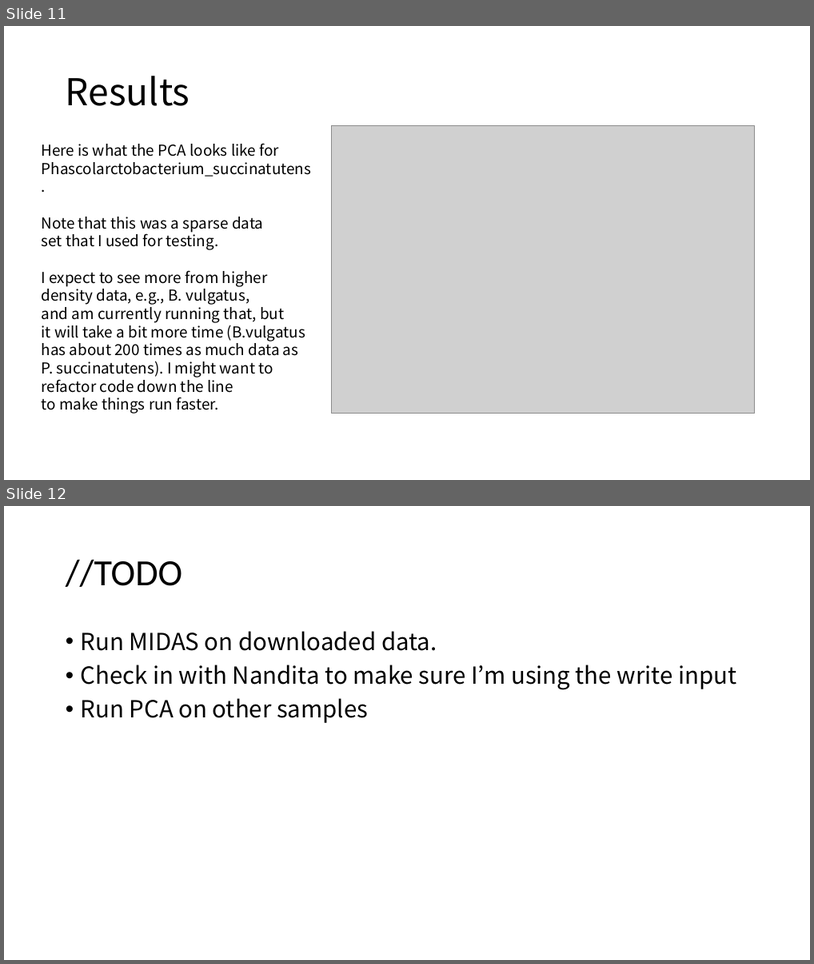
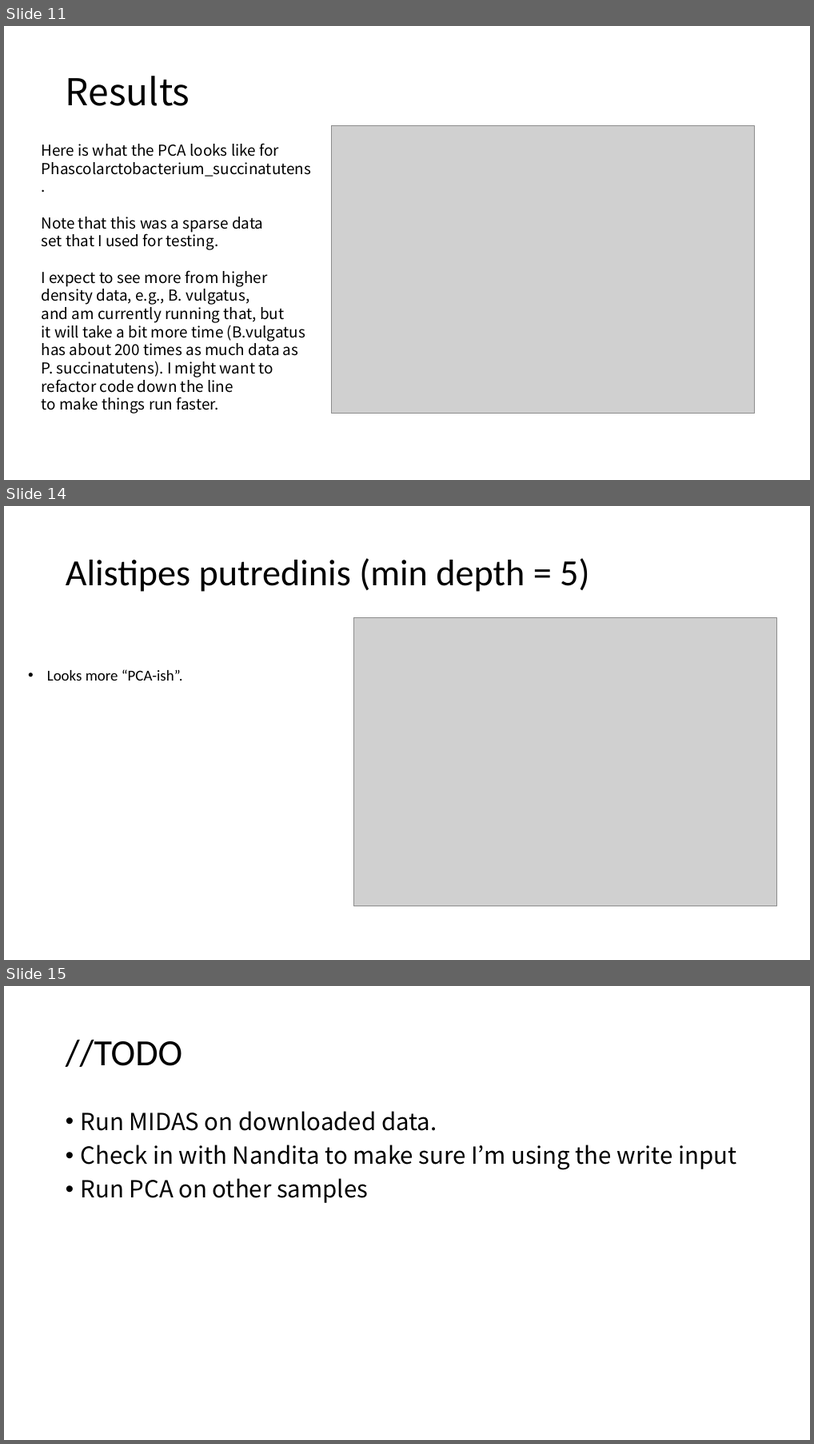
Before and after one commit to jon-mah/demo_for_ccgb, a slide deck: Summary/20210209_demo_for_ccgb_rotation_update.pptx. Shown one above the other, each under a label of ours: slides 11 and 12 before the commit, slides 11, 14 and 15 after it; the slides between them are not shown. The pictures are 814x964 and 814x1444 pixels, drawn with LibreOffice and Linux fonts; fonts in the diff are those of the drawing; grey boxes stand for pictures. Boxes give left, top, right and bottom in pixels: in the first picture for what was removed or moved away, otherwise in the second. Text is boxed around its words. In the diff, an @@ line names an element or a change of style, - is before the commit and + after.

```diff
--- a/Summary/20210209_demo_for_ccgb_rotation_update.pptx
+++ b/Summary/20210209_demo_for_ccgb_rotation_update.pptx
@@ slide 14 added at (x1=4, y1=506, x2=810, y2=960), background #FFFFFF @@
@@ title added at (x1=66, y1=558, x2=590, y2=592), 44 pt, text #000000 @@
+Alistipes putredinis (min depth = 5)
@@ picture added at (x1=354, y1=618, x2=778, y2=906) @@
@@ text added at (x1=47, y1=669, x2=183, y2=680), 18 pt, text #000000 @@
+• Looks more “PCA-ish”.
@@ what was slide 12 is now slide 15 @@
```
Also in this commit, not shown: 1 slide changed, 2 other slides added, 7 other files.
